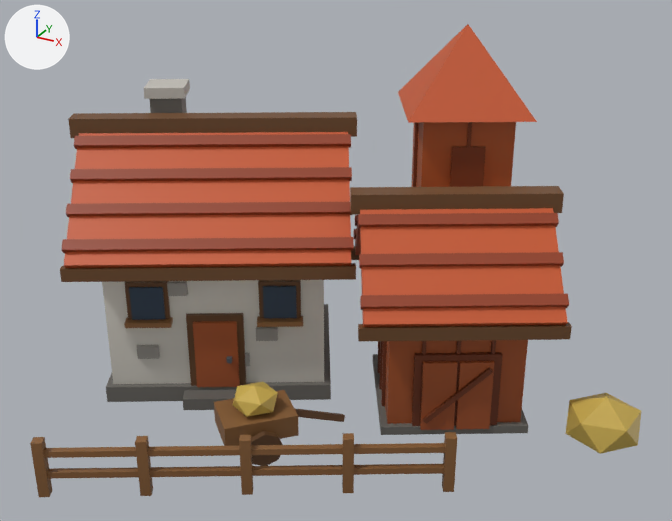
A saved change to the glTF model art/models/building_8.glb.
Rendered twice from a camera (50 mm lens) standing at (0.956, -1.78, 1.196) and looking at (0.027, -0.09, 0.351). Arrows for +X, +Y and +Z are at upper left; the lights stay in place. The picture after the commit comes second. Vertices at exactly the same position are counted once.

The first picture shows 'building_8'.
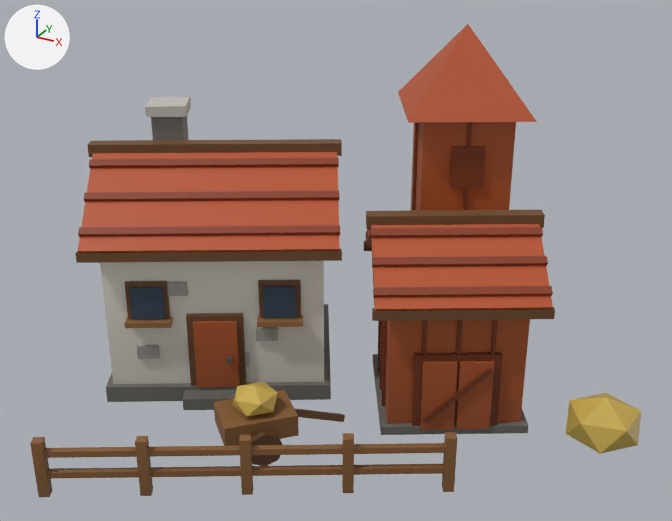
Changed parts and their boxes (x1, y1, x2, y2) in the pictures (672 x 521 px; the box of a moved part takes in the faces that stretch with it):
part 1 of me_building_8, moved or reshaped: before (144, 79, 190, 99); after (145, 97, 191, 117)
part 2 of me_building_8, rebuilt (not visible before): after (88, 139, 342, 157)
part 3 of me_building_8, rebuilt (12% narrower, 28% shorter): before (360, 208, 568, 327); after (371, 224, 553, 310)
part 4 of me_building_8, rebuilt (14% narrower, 24% shorter): before (360, 294, 569, 310); after (373, 286, 553, 298)
part 5 of me_building_8, rebuilt (14% narrower, 24% shorter): before (359, 252, 564, 268); after (372, 256, 548, 268)
part 6 of me_building_8, rebuilt (11% narrower, 25% taller): before (358, 213, 559, 228); after (366, 210, 545, 229)
part 7 of me_building_8, rebuilt (9% narrower, 26% shorter): before (64, 132, 351, 268); after (78, 152, 340, 253)
part 8 of me_building_8, rebuilt (10% narrower, 24% shorter): before (62, 237, 354, 253); after (78, 225, 340, 237)
part 9 of me_building_8, rebuilt (mostly hidden): before (355, 219, 361, 255); after (366, 229, 372, 248)
part 10 of me_building_8, rebuilt (10% narrower, 25% shorter): before (66, 202, 351, 217); after (84, 191, 339, 202)
part 11 of me_building_8, rebuilt: before (70, 167, 352, 183); after (89, 158, 339, 168)
part 12 of me_building_8, rebuilt (10% narrower, 25% shorter): before (60, 263, 356, 282); after (75, 249, 342, 263)
part 13 of me_building_8, deleted: before (68, 112, 357, 138)
part 14 of me_building_8, deleted: before (74, 134, 351, 149)
part 15 of me_building_8, deleted: before (350, 186, 564, 215)
part 16 of me_building_8, moved or reshaped: before (150, 97, 572, 342); after (151, 116, 555, 321)
part 17 of me_building_8, recoloured: (398, 24, 537, 123) in both

Edits to the bpy script that builds the scene:
```text
Change me_building_8:
    remove me_building_8.from_pydata(...)  # 657 vertices, 994 faces; spans x -0.722..0.715, y -0.723..0.563, z -0.013..0.82
    add me_building_8.from_pydata(...)  # 641 vertices, 970 faces; spans x -0.682..0.715, y -0.723..0.563, z -0.013..0.82
    me_building_8 part 1: the loose piece of 8 vertices spanning x -0.529..-0.399, y -0.102..0.028, z 0.664..0.689 is moved by (0.0, 0.0, -0.044)
    me_building_8 part 2: the loose piece of 8 vertices spanning x -0.613..-0.052, y -0.194..0.147, z 0.572..0.602 is rebuilt with 8 vertices and now spans x -0.574..-0.046, y -0.226..0.099, z 0.543..0.573
    me_building_8 part 3: the loose piece of 8 vertices spanning x 0.07..0.551, y -0.264..0.149, z 0.282..0.498 is rebuilt with 8 vertices and now spans x 0.095..0.514, y -0.225..0.131, z 0.31..0.454
    me_building_8 part 4: the loose piece of 8 vertices spanning x 0.158..0.546, y -0.251..-0.009, z 0.327..0.357 is rebuilt with 8 vertices and now spans x 0.172..0.506, y -0.21..-0.004, z 0.342..0.362
    me_building_8 part 5: the loose piece of 8 vertices spanning x 0.123..0.511, y -0.19..0.052, z 0.39..0.42 is rebuilt with 8 vertices and now spans x 0.141..0.475, y -0.156..0.049, z 0.384..0.404
    me_building_8 part 6: the loose piece of 8 vertices spanning x 0.088..0.476, y -0.129..0.112, z 0.453..0.483 is rebuilt with 8 vertices and now spans x 0.08..0.435, y -0.079..0.146, z 0.437..0.467
    me_building_8 part 7: the loose piece of 8 vertices spanning x -0.584..0.095, y -0.454..0.102, z 0.354..0.615 is rebuilt with 8 vertices and now spans x -0.56..0.058, y -0.415..0.084, z 0.382..0.56
    me_building_8 part 8: the loose piece of 8 vertices spanning x -0.47..0.091, y -0.443..-0.101, z 0.397..0.427 is rebuilt with 8 vertices and now spans x -0.462..0.046, y -0.393..-0.087, z 0.419..0.439
    me_building_8 part 9: the loose piece of 8 vertices spanning x -0.035..0.446, y -0.082..0.33, z 0.282..0.498 is rebuilt with 8 vertices and now spans x 0.002..0.421, y -0.064..0.291, z 0.31..0.454
    me_building_8 part 10: the loose piece of 8 vertices spanning x -0.502..0.059, y -0.386..-0.045, z 0.455..0.485 is rebuilt with 8 vertices and now spans x -0.501..0.007, y -0.325..-0.019, z 0.473..0.493
    me_building_8 part 11: the loose piece of 8 vertices spanning x -0.535..0.026, y -0.33..0.011, z 0.514..0.544 is rebuilt with 8 vertices and now spans x -0.54..-0.032, y -0.257..0.049, z 0.526..0.546
    me_building_8 part 12: the loose piece of 8 vertices spanning x -0.462..0.102, y -0.457..-0.12, z 0.34..0.37 is rebuilt with 8 vertices and now spans x -0.447..0.062, y -0.418..-0.116, z 0.373..0.395
    me_building_8 part 13: the loose piece of 8 vertices spanning x -0.608..-0.012, y -0.25..0.123, z 0.592..0.637 is deleted
    me_building_8 part 14: the loose piece of 8 vertices spanning x -0.567..-0.006, y -0.274..0.068, z 0.572..0.602 is deleted
    me_building_8 part 15: the loose piece of 8 vertices spanning x 0.046..0.47, y -0.103..0.17, z 0.475..0.52 is deleted
    me_building_8 part 16: 6 vertices moved from x -0.515..0.383, y -0.088..0.106, z 0.467..0.664 to x -0.515..0.383, y -0.088..0.106, z 0.434..0.62; 26 vertices removed from x -0.522..0.558, y -0.267..0.334, z 0.268..0.584; 34 vertices added at x -0.522..0.518, y -0.228..0.295, z 0.301..0.54
    me_building_8 part 17: 6 kept faces spanning x -0.065..0.345, y 0.153..0.563, z 0.62..0.82 get new vertex colours; the middle colour goes from orange #c8582c to orange #b7532c
    other edits to the shape of me_building_8 do not show in these pictures
```
